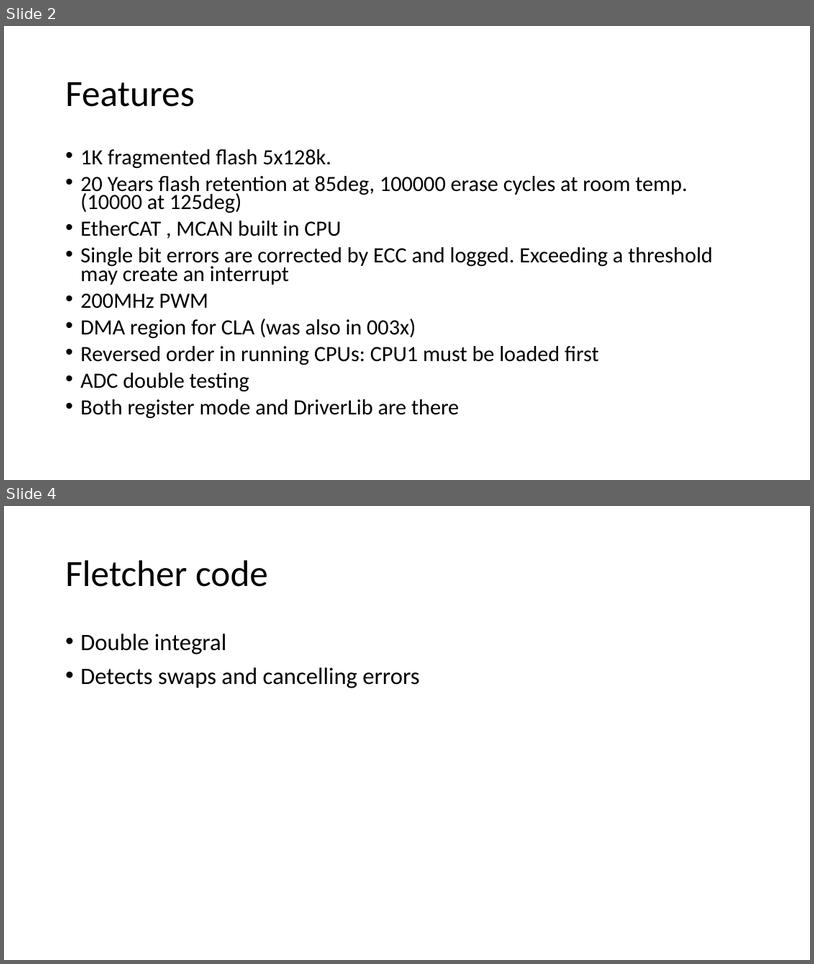
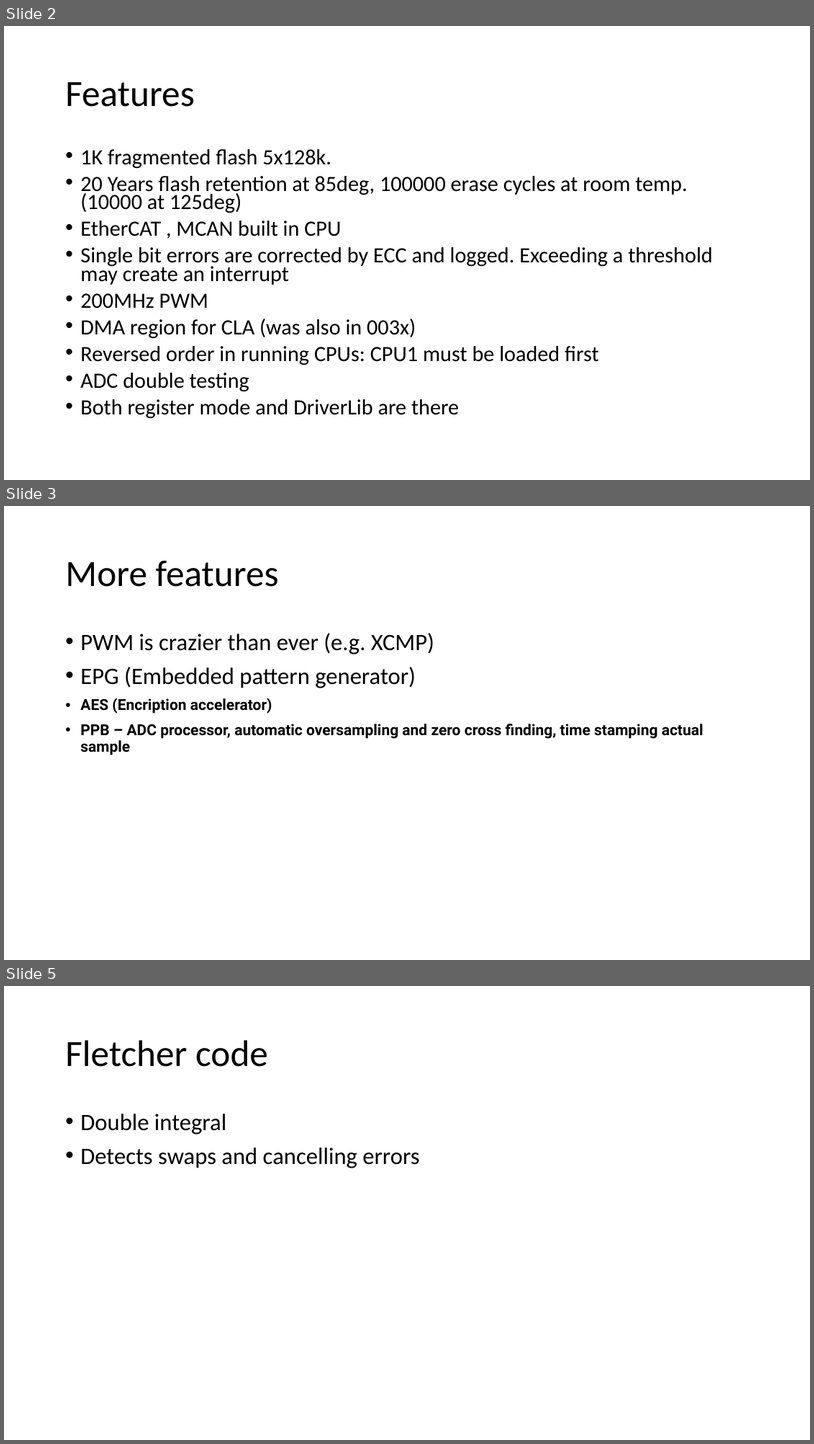
Before and after one commit to yahalit/Sensorless, a slide deck: 28P650.pptx. Shown one above the other, each under a label of ours: slides 2 and 4 before the commit, slides 2, 3 and 5 after it; the slides between them are not shown. The pictures are 814x964 and 814x1444 pixels, drawn with LibreOffice and Linux fonts; fonts in the diff are those of the drawing. Boxes give left, top, right and bottom in pixels: in the first picture for what was removed or moved away, otherwise in the second. Text is boxed around its words. In the diff, an @@ line names an element or a change of style, - is before the commit and + after.

```diff
--- a/28P650.pptx
+++ b/28P650.pptx
@@ slide 3 added at (4, 506, 810, 960), background #FFFFFF @@
@@ title added at (65, 561, 279, 587), 44 pt, text #000000 @@
+More features
@@ text added at (80, 633, 704, 755), 18 pt, text #000000, bold @@
+• PWM is crazier than ever (e.g. XCMP)
+• EPG (Embedded pattern generator)
+• AES (Encription accelerator)
+• PPB – ADC processor, automatic oversampling and zero cross finding, time stamping actual sample
@@ what was slide 4 is now slide 5 @@
```
Also in this commit, not shown: 1 slide changed, 18 other files.
